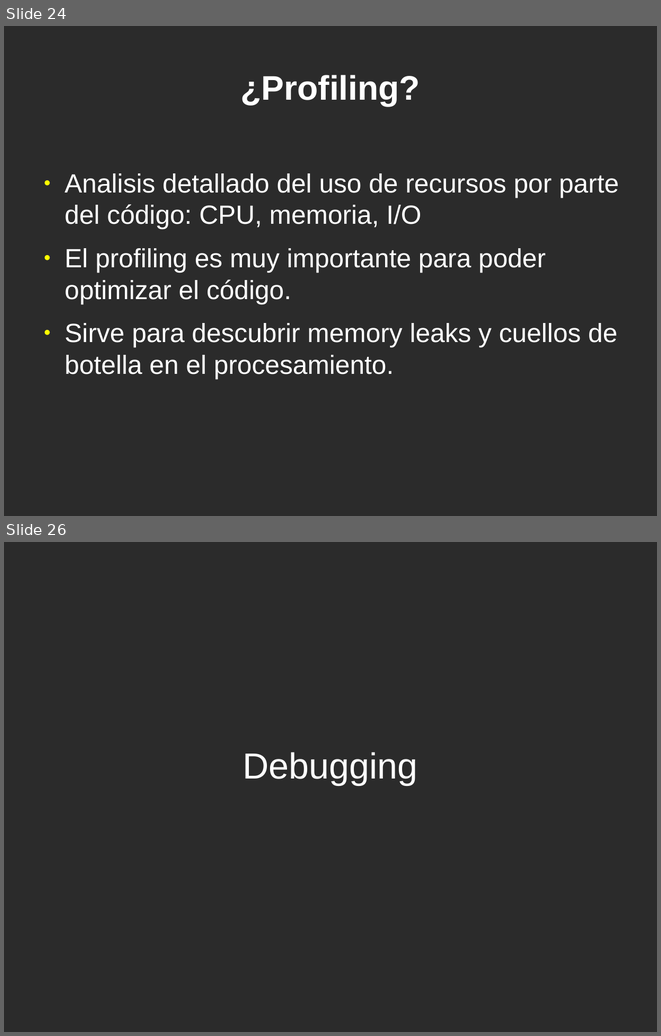
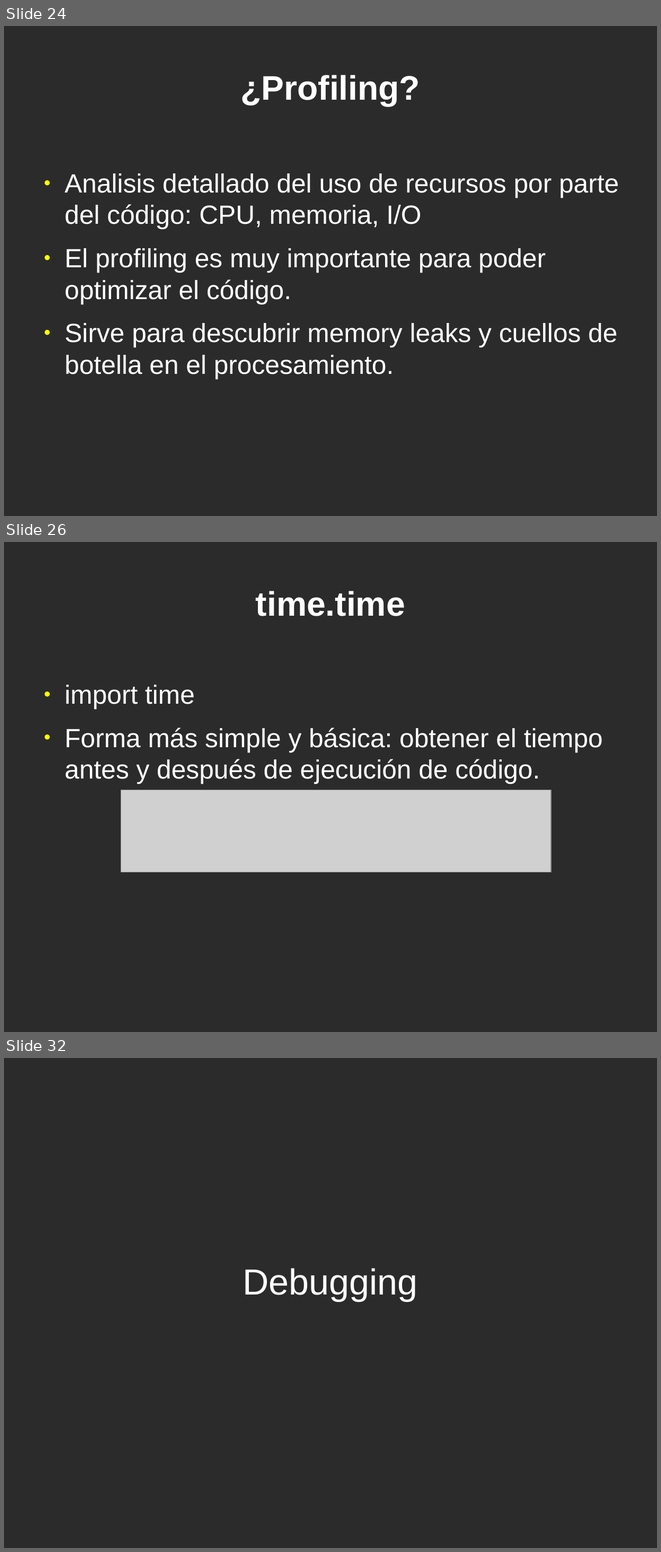
Before and after one commit to jeudy/clases_topicosI2013, a slide deck: 14-Debugging-Profiling-Testing.odp. Shown one above the other, each under a label of ours: slides 24 and 26 before the commit, slides 24, 26 and 32 after it; the slides between them are not shown. The pictures are 661x1036 and 661x1552 pixels, drawn with LibreOffice and Linux fonts; fonts in the diff are those of the drawing; grey boxes stand for pictures; background and template pictures are left out; a plain dark background stands for a picture behind light text. Boxes give left, top, right and bottom in pixels: in the first picture for what was removed or moved away, otherwise in the second. Text is boxed around its words. In the diff, an @@ line names an element or a change of style, - is before the commit and + after.

```diff
--- a/14-Debugging-Profiling-Testing.odp
+++ b/14-Debugging-Profiling-Testing.odp
@@ slide 26 added at box(4, 542, 657, 1032), background picture (left out) @@
@@ title added at box(256, 591, 405, 616), 41.4 pt, text #FFFFFF, bold @@
+time.time
@@ text added at box(64, 685, 603, 784), 32 pt, text #FFFFFF @@
+● import time
+● Forma más simple y básica: obtener el tiempo antes y después de ejecución de código.
@@ picture added at box(121, 790, 551, 872) @@
@@ what was slide 26 is now slide 32 @@
```
Also in this commit, not shown: 6 other slides added, 1 slide removed.
